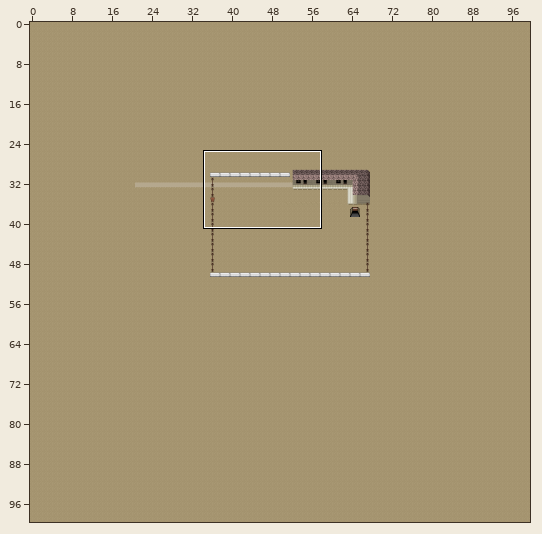
One commit to this Tiled map: android/assets/maps/tmx/opentest.tmx. Above: a wide view before the commit, with the close-up outlined.
Close-up. Earlier state:
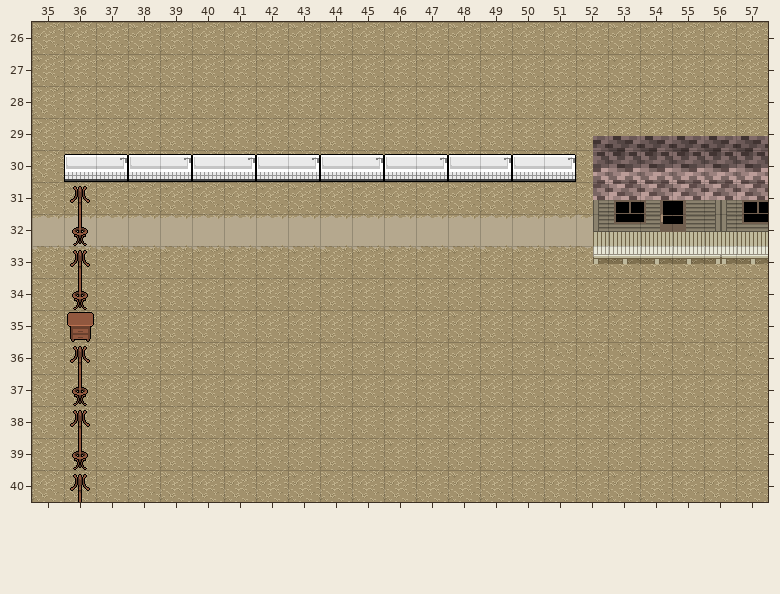
Cells are 32x32 px. Shown: x 35..57, y 26..40. The commit also changed other parts of the map, which this record leaves out.
Once edited:
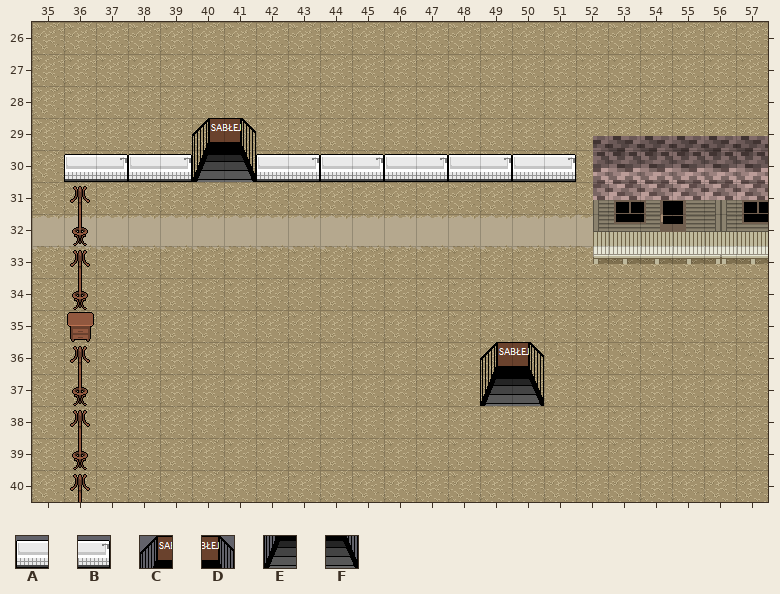
Key: from "meble": A 18, B 19; from "sablej": C 0, D 1, E 2, F 3.
_ is an empty cell.
The edit:
Layer "Warstwa Kafelków 2":
Tile C is added in row 29 at x 40; in row 36 at x 49.
Tile D is added in row 29 at x 41; in row 36 at x 50.
Tile E replaces tile A in row 30 at x 40.
Tile E is added in row 37 at x 49.
Tile F replaces tile B in row 30 at x 41.
Tile F is added in row 37 at x 50.
